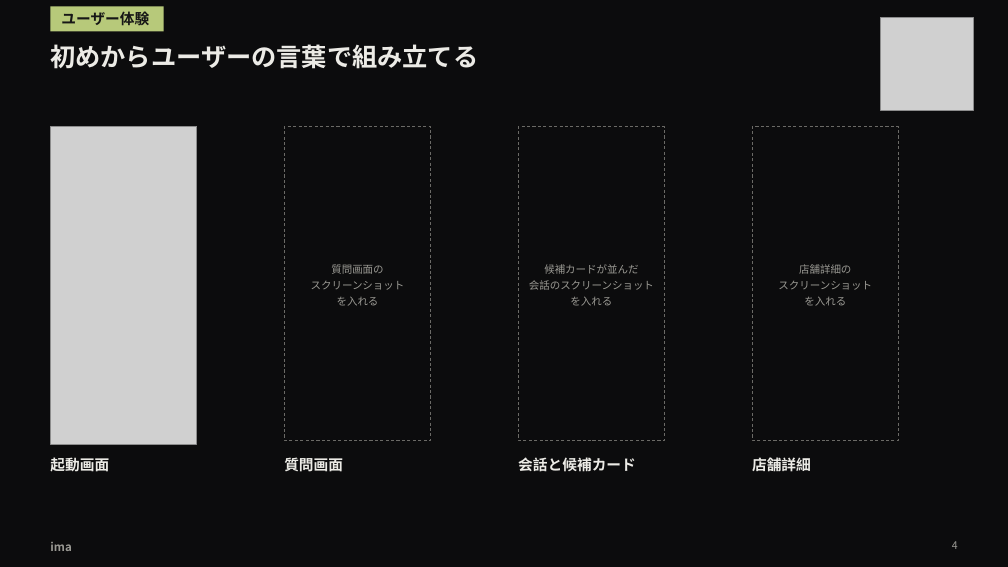
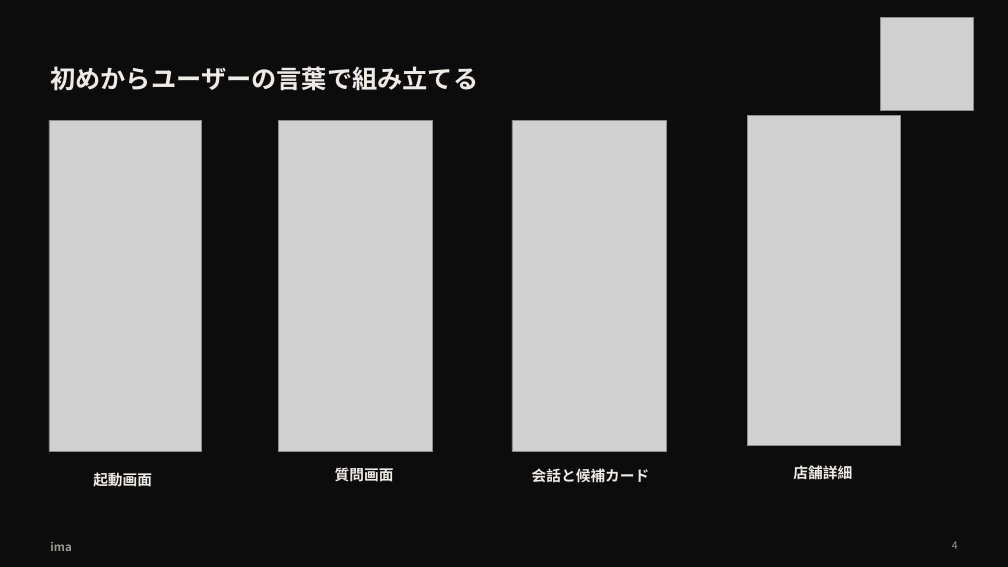
Before and after one commit to takapom/ima-app, a slide deck: slide 5 of docs/pitch/ima-pitch.pptx. Drawn at 1008x567 pixels with LibreOffice and Linux fonts; fonts in the diff are those of the drawing; grey boxes stand for pictures. Boxes give left, top, right and bottom in pixels: in the first picture for what was removed or moved away, otherwise in the second. Text is boxed around its words. In the diff, an @@ line names an element or a change of style, - is before the commit and + after.

```diff
--- a/docs/pitch/ima-pitch.pptx
+++ b/docs/pitch/ima-pitch.pptx
@@ rectangle removed at <box>51,6,164,31</box> @@
-ユーザー体験
@@ text "初めからユーザーの言葉で組み立てる": place and size @@
-text "初めからユーザーの言葉で組み立てる" at <box>50,44,478,69</box>
+text "初めからユーザーの言葉で組み立てる" at <box>50,66,478,91</box>
@@ picture added at <box>748,116,901,445</box> @@
@@ picture: place and size @@
-picture at <box>51,126,197,445</box>
+picture at <box>49,120,202,451</box>
@@ rectangle removed at <box>51,127,197,441</box> @@
@@ picture added at <box>278,120,433,451</box> @@
@@ rectangle removed at <box>284,127,431,441</box> @@
@@ picture added at <box>512,120,666,451</box> @@
@@ rectangle removed at <box>518,127,665,441</box> @@
@@ rectangle removed at <box>752,127,899,441</box> @@
@@ text removed at <box>311,264,405,306</box> @@
-質問画面の
-スクリーンショット
-を入れる
@@ text removed at <box>529,264,654,306</box> @@
-候補カードが並んだ
-会話のスクリーンショット
-を入れる
@@ text removed at <box>778,264,872,306</box> @@
-店舗詳細の
-スクリーンショット
-を入れる
@@ text "起動画面": place and size @@
-text "起動画面" at <box>50,456,109,475</box>
+text "起動画面" at <box>93,471,152,490</box>
@@ text "質問画面" rewrapped from <box>284,456,343,475</box> to <box>335,467,394,481</box> @@
@@ text "会話と候補カード": place and size @@
-text "会話と候補カード" at <box>518,457,636,472</box>
+text "会話と候補カード" at <box>532,468,650,483</box>
@@ text "店舗詳細": place and size @@
-text "店舗詳細" at <box>752,456,811,475</box>
+text "店舗詳細" at <box>793,463,852,482</box>
```
Also in this commit, not shown: 7 other slides changed, 5 other files.
